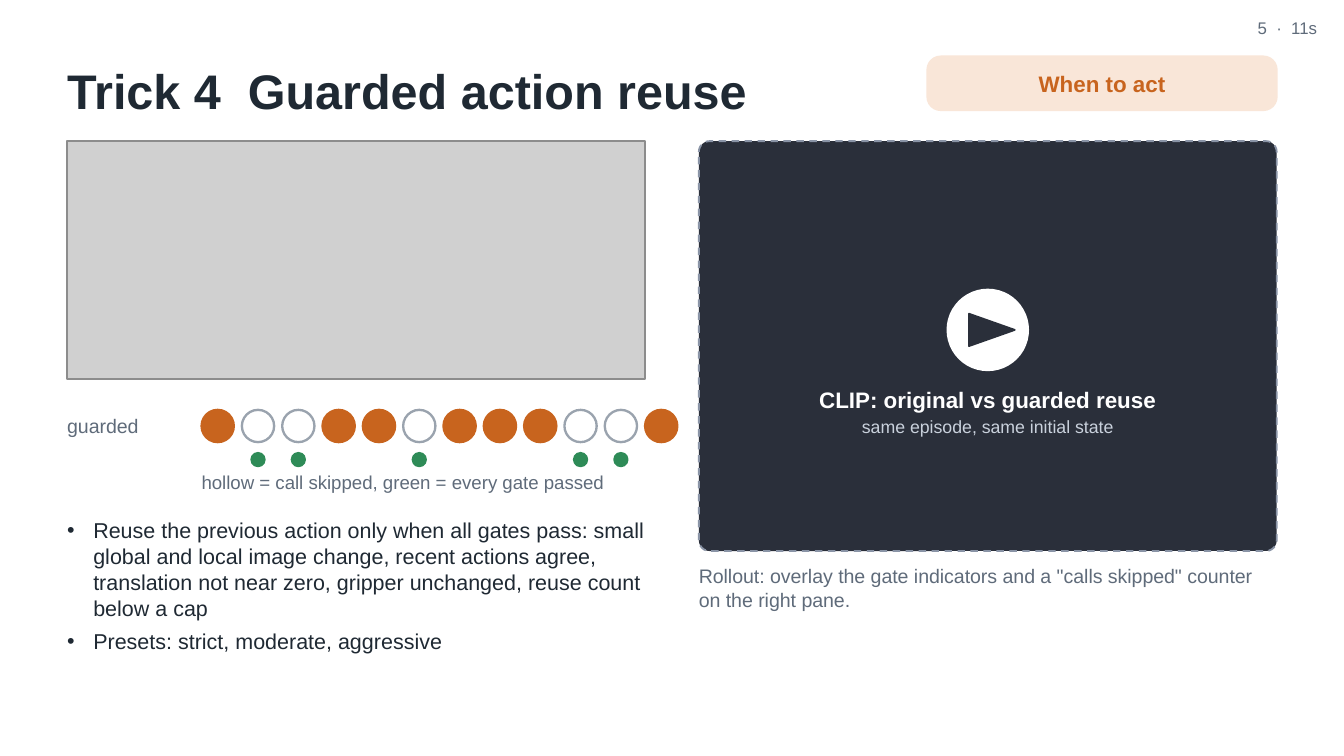
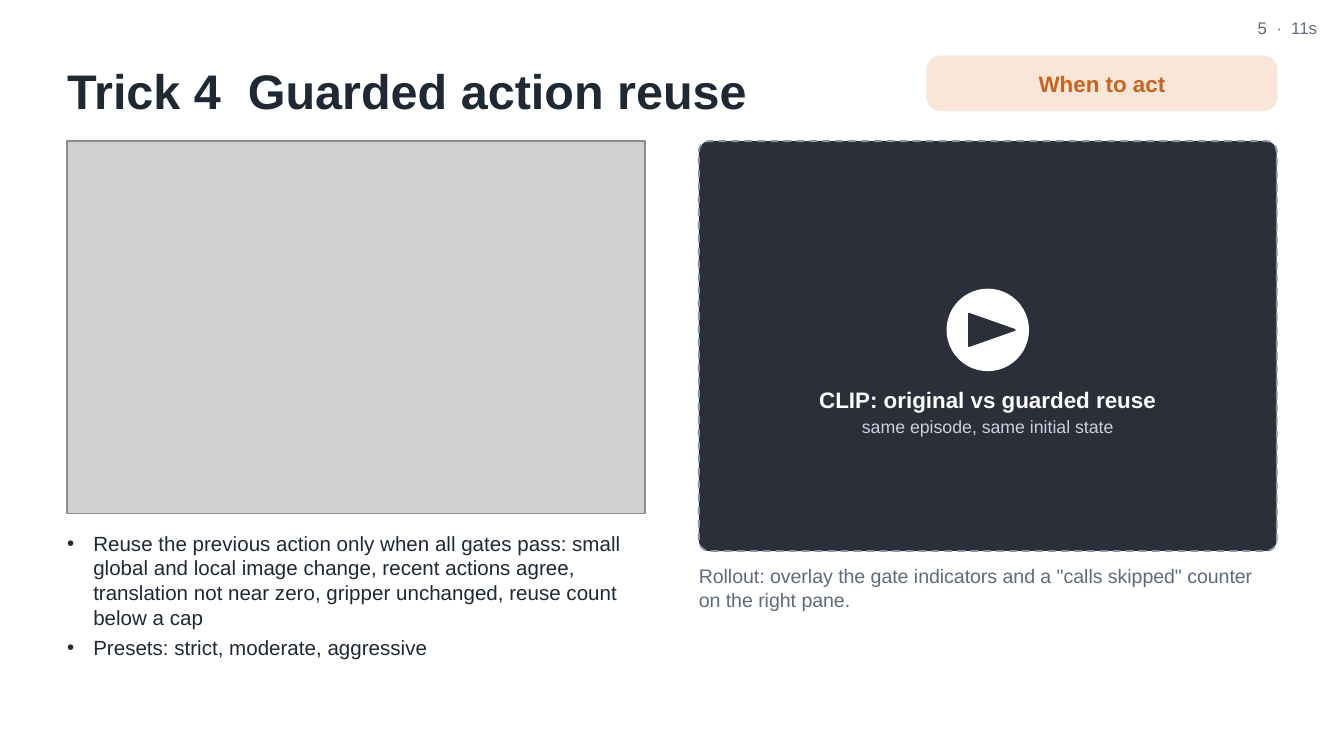
Before and after one commit to trillion-boy/BiVLA, a slide deck: slide 5 of experiments/paper/video/ICRA27_video_v2.pptx. Drawn at 1344x756 pixels with LibreOffice and Linux fonts; fonts in the diff are those of the drawing; grey boxes stand for pictures. Boxes give left, top, right and bottom in pixels: in the first picture for what was removed or moved away, otherwise in the second. Text is boxed around its words. In the diff, an @@ line names an element or a change of style, - is before the commit and + after.

```diff
--- a/experiments/paper/video/ICRA27_video_v2.pptx
+++ b/experiments/paper/video/ICRA27_video_v2.pptx
@@ picture: place and size @@
-picture at <box>67,141,645,379</box>
+picture at <box>67,141,645,513</box>
@@ text removed at <box>67,419,138,437</box> @@
-guarded
@@ ellipse removed at <box>202,410,234,442</box> @@
@@ ellipse removed at <box>242,410,274,442</box> @@
@@ ellipse removed at <box>282,410,314,442</box> @@
@@ ellipse removed at <box>323,410,355,442</box> @@
@@ ellipse removed at <box>363,410,395,442</box> @@
@@ ellipse removed at <box>403,410,435,442</box> @@
@@ ellipse removed at <box>444,410,476,442</box> @@
@@ ellipse removed at <box>484,410,516,442</box> @@
@@ ellipse removed at <box>524,410,556,442</box> @@
@@ ellipse removed at <box>564,410,597,442</box> @@
@@ ellipse removed at <box>605,410,637,442</box> @@
@@ ellipse removed at <box>645,410,677,442</box> @@
@@ text removed at <box>202,475,604,493</box> @@
-hollow = call skipped, green = every gate passed
@@ ellipse removed at <box>251,453,265,466</box> @@
@@ ellipse removed at <box>292,453,305,466</box> @@
@@ ellipse removed at <box>413,453,426,466</box> @@
@@ ellipse removed at <box>574,453,587,466</box> @@
@@ ellipse removed at <box>614,453,628,466</box> @@
@@ text "Reuse the previous action only ...": place and size @@
-text "Reuse the previous action only ..." at <box>93,522,644,654</box>
+text "Reuse the previous action only ..." at <box>93,536,620,660</box>
@@ text "Reuse the previous action only ..." at <box>93,536,620,660</box>: size 11.5 to 11 pt; less space between paragraphs @@
```
Also in this commit, not shown: 5 other slides changed, 11 other files.
